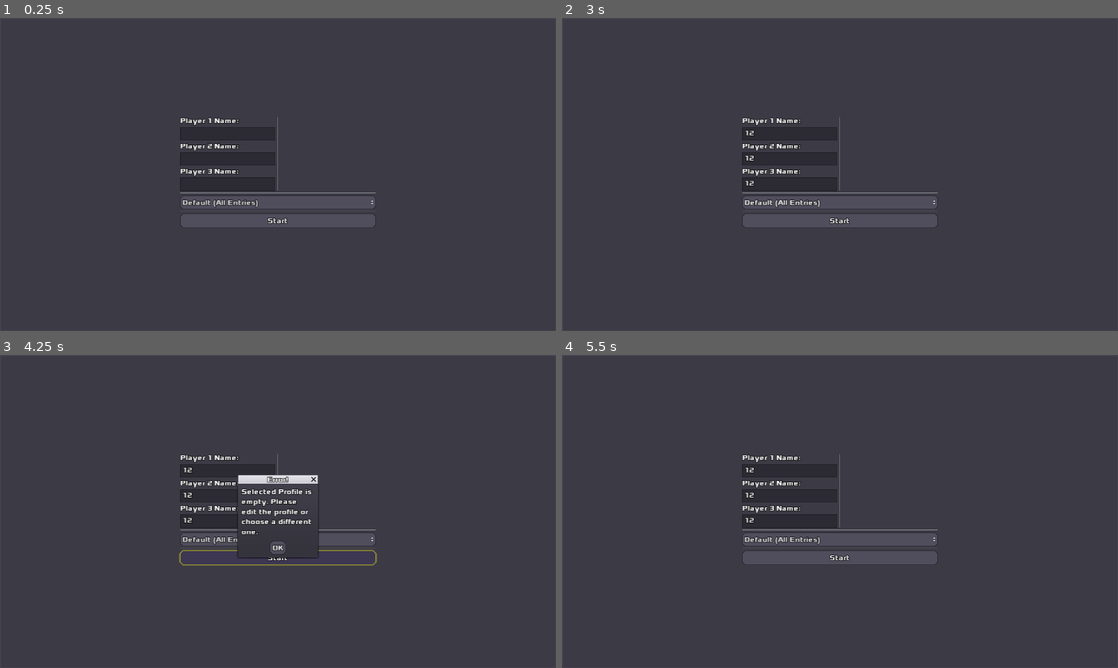
Above: before the commit, frames 1-4 (two rows, left to right).
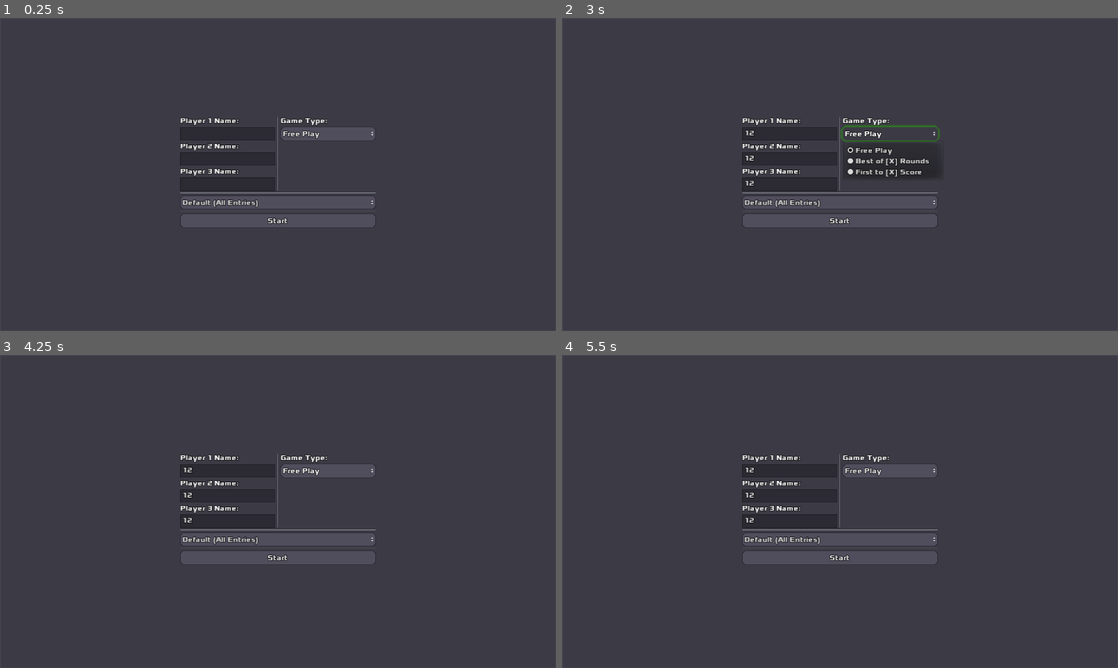
Above: after the commit, the same moments.

Repository: zacryol/spindle-of-serendipity
Game: Godot game, scene res://game/GameSetting.tscn
The game is run twice, just before and just after one commit, with the same random seed, the same clock (stepped at 60 frames per second) and the same inputs. This scene is started directly instead of the project's main scene.
Inputs (mouse positions are in pixels of both pictures, inside the frame that each line leads up to):
- Up to frame 1 (0.25 s): no input
- Up to frame 2 (3 s): click (789, 133) at 0.52 s; type "12" at 0.6 s; click (789, 158) at 0.75 s; type "12" at 0.83 s; click (789, 183) at 0.98 s; type "12" at 1.07 s; click "Default (All Entries)" at 1.25 s; click (890, 133) at 2 s, where only the run after the commit has a clickable "Free Play"; click (890, 133) at 2.75 s, where only the run after the commit has a clickable "Free Play"
- Up to frame 3 (4.25 s): click "Start" at 3.5 s
- Up to frame 4 (5.5 s): click "Start" at 4.25 s; click "OK" at 5 s

The runs differ from the first frame. In frame 1, 0.2% of the frame differs, in the area x 50-68%, y 31-40%; in frame 2, 0.9%; in frame 3, 2.4%, in the area x 32-68%, y 31-68%; in frame 4, 0.2%.

Commit message:
Indicator Text and set options

Diff:
--- a/godot/game/GameSetting.tscn
+++ b/godot/game/GameSetting.tscn
@@ -86,6 +86,19 @@
 margin_bottom = 176.0
 size_flags_horizontal = 3
 
+[node name="Label" type="Label" parent="Controls/Top/Vict"]
+margin_right = 219.0
+margin_bottom = 21.0
+text = "Game Type:"
+
+[node name="Type" type="OptionButton" parent="Controls/Top/Vict"]
+margin_top = 25.0
+margin_right = 219.0
+margin_bottom = 56.0
+text = "Free Play"
+items = [ "Free Play", null, false, 0, null, "Best of [X] Rounds", null, false, 1, null, "First to [X] Score", null, false, 2, null ]
+selected = 0
+
 [node name="VSeparator" type="HSeparator" parent="Controls"]
 margin_top = 180.0
 margin_right = 450.0
